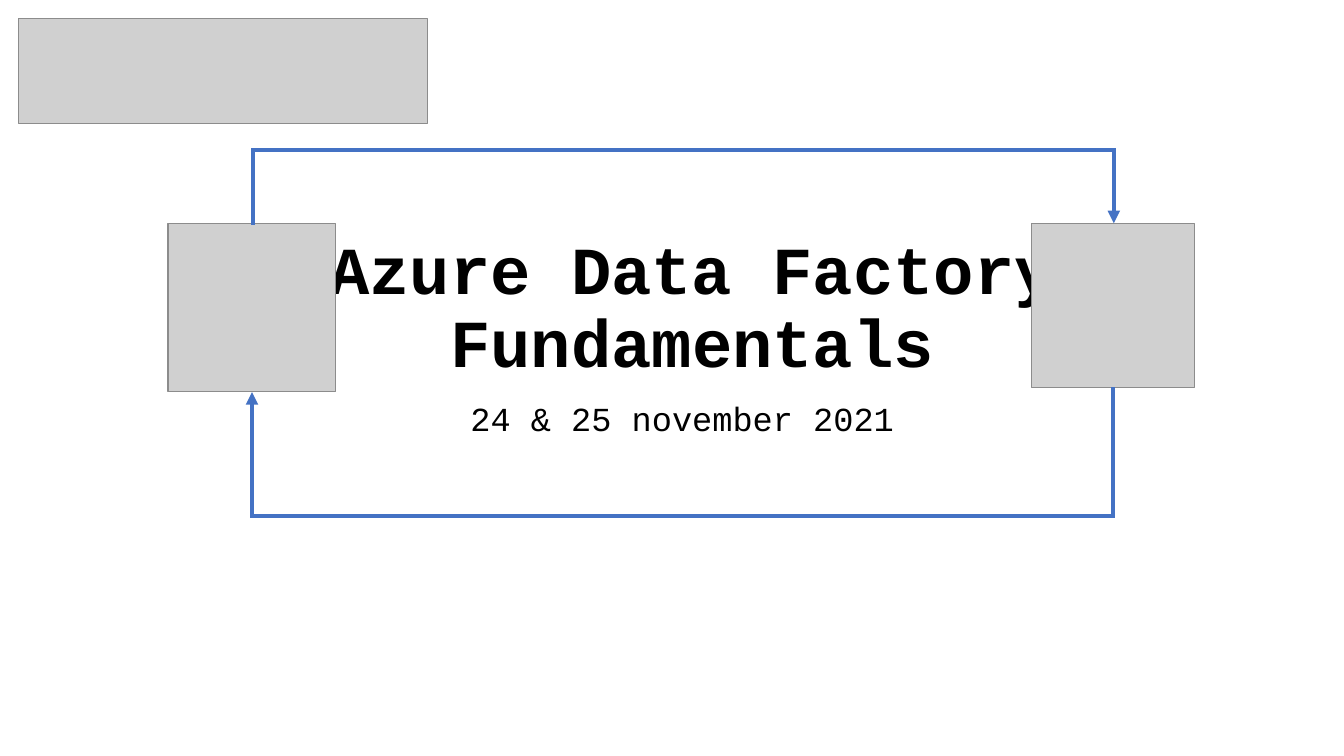
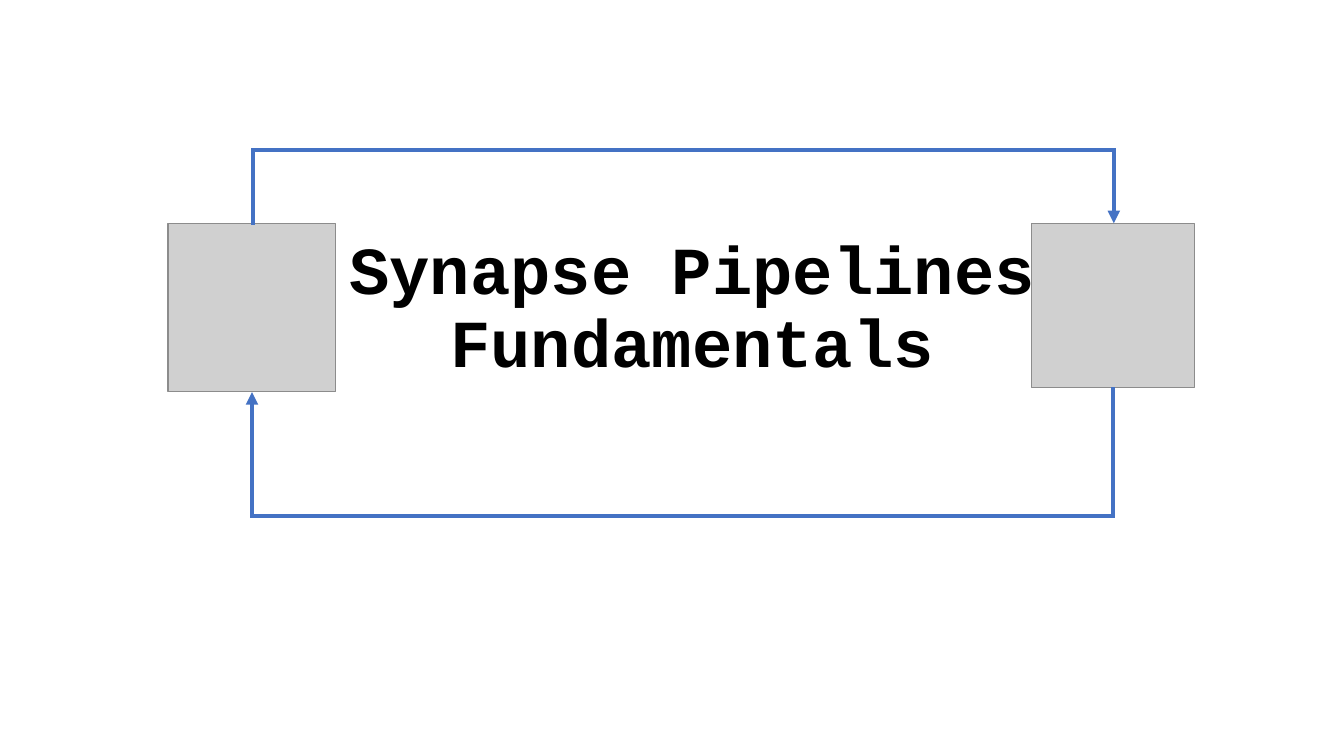
Before and after one commit to wortell-smart-learning/Synapse-Pipelines-Training, a slide deck: slide 1 of Slides/Azure Data Factory Fundamentals Dag 1.pptx. Drawn at 1344x756 pixels with LibreOffice and Linux fonts; fonts in the diff are those of the drawing; grey boxes stand for pictures; background and template pictures are left out. Boxes give left, top, right and bottom in pixels: in the first picture for what was removed or moved away, otherwise in the second. Text is boxed around its words. In the diff, an @@ line names an element or a change of style, - is before the commit and + after.

```diff
--- a/Slides/Azure Data Factory Fundamentals Dag 1.pptx
+++ b/Slides/Azure Data Factory Fundamentals Dag 1.pptx
@@ picture removed at box(19, 19, 427, 124) @@
@@ title at box(349, 246, 1035, 368): text changed @@
-Azure Data Factory
-Fundamentals
+Synapse Pipelines
+Fundamentals
@@ subtitle removed at box(470, 406, 894, 432) @@
-24 & 25 november 2021
```
Also in this commit, not shown: 36 other slides changed, 1 slide removed, 22 other files.
